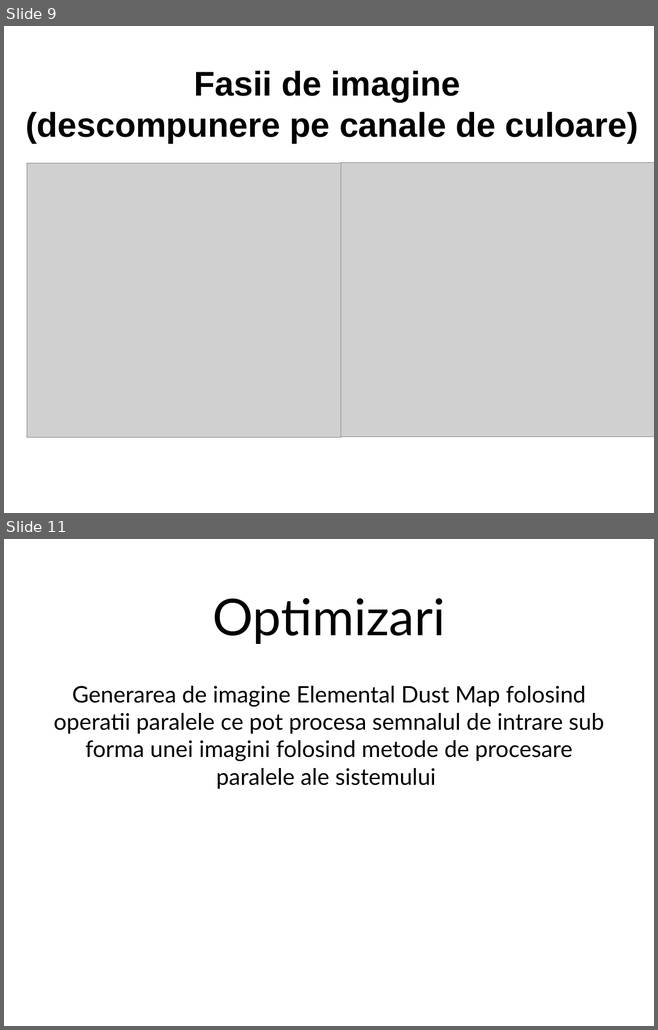
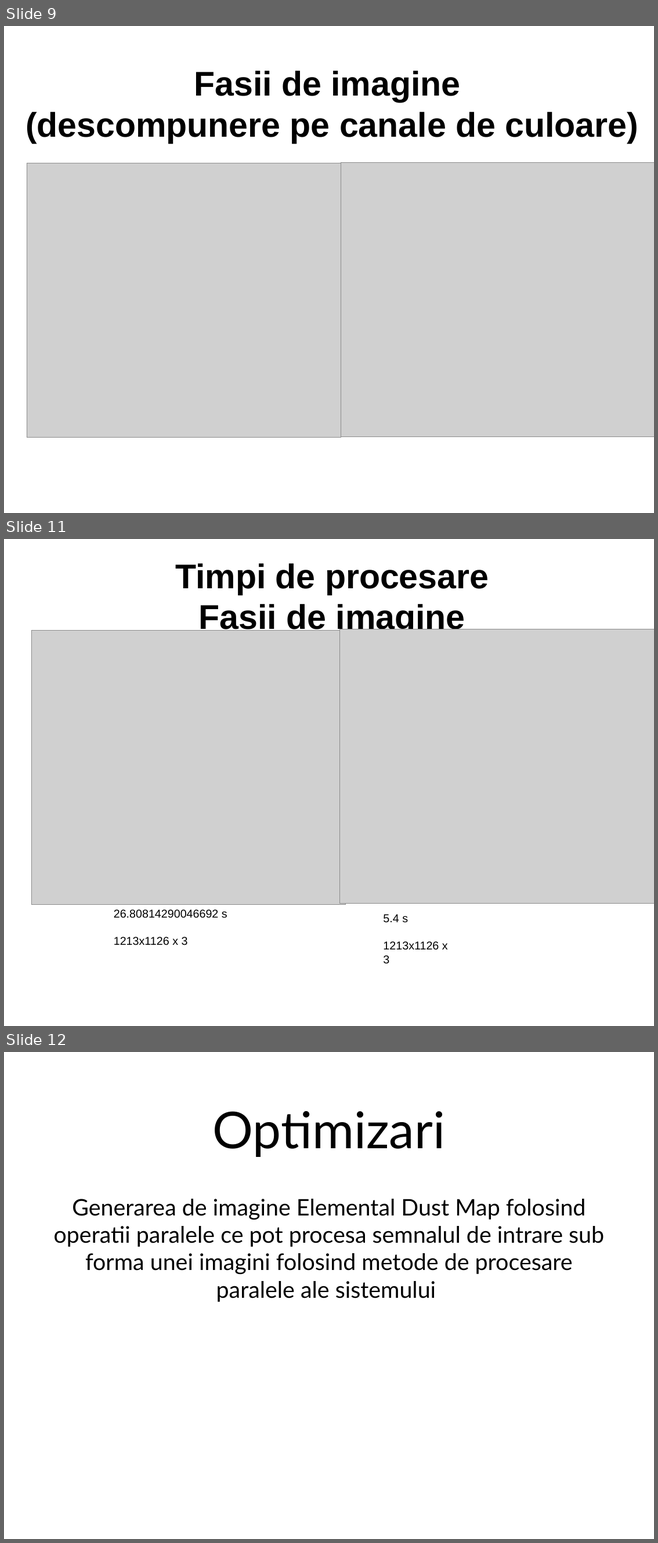
Before and after one commit to Cristof17/Elemental-Dust-Map, a slide deck: presentation/Cristofor_Rotsching_AAC2_Harta_particule_elementare.pptx. Shown one above the other, each under a label of ours: slides 9 and 11 before the commit, slides 9, 11 and 12 after it; the slides between them are not shown. The pictures are 658x1030 and 658x1543 pixels, drawn with LibreOffice and Linux fonts; fonts in the diff are those of the drawing; grey boxes stand for pictures; background and template pictures are left out. Boxes give left, top, right and bottom in pixels: in the first picture for what was removed or moved away, otherwise in the second. Text is boxed around its words. In the diff, an @@ line names an element or a change of style, - is before the commit and + after.

```diff
--- a/presentation/Cristofor_Rotsching_AAC2_Harta_particule_elementare.pptx
+++ b/presentation/Cristofor_Rotsching_AAC2_Harta_particule_elementare.pptx
@@ slide 11 added at bbox=[4, 539, 654, 1026], background #FFFFFF @@
@@ text added at bbox=[175, 563, 488, 636], 54 pt, text #000000, bold @@
+Timpi de procesare
+Fasii de imagine
@@ picture added at bbox=[31, 631, 345, 905] @@
@@ picture added at bbox=[340, 629, 654, 904] @@
@@ text added at bbox=[114, 910, 227, 946], 18 pt, text #000000 @@
+26.80814290046692 s
+1213x1126 x 3
@@ text added at bbox=[383, 914, 448, 964], 18 pt, text #000000 @@
+5.4 s
+1213x1126 x 3
@@ what was slide 11 is now slide 12 @@
```
Also in this commit, not shown: 1 slide changed, 5 other files.
